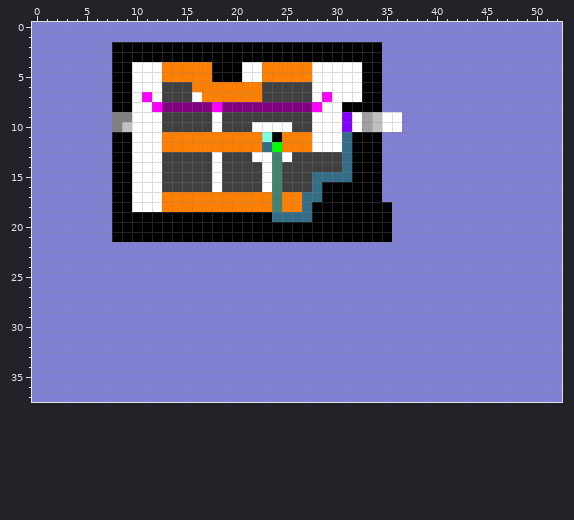
Pixel-art sprite: assets/level_3.png. This is how it looked before the edit.
The file is 53x38 pixels.
New version:
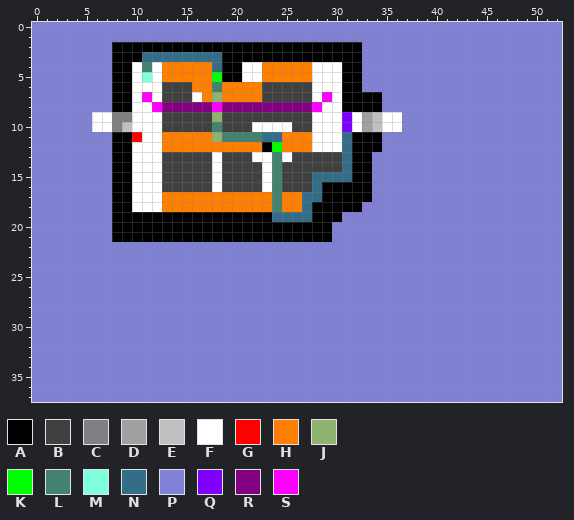
Palette (. is transparent): A #000000  B #404040  C #808080  D #a0a0a0  E #c0c0c0  F #ffffff  G #ff0000  H #ff8000  J #8fb26f  K #00ff00  L #42826f  M #80ffdd  N #336d88  P #8080d5  Q #8000ff  R #800080  S #ff00ff
Change:
Changed rows in their new state; - is an unchanged pixel.
first column x 6:
 2 ---------------------------PP-
 3 -----NNNNNNNN--------------PP-
 4 -----L------N------------AAPP-
 5 -----M------K------------AAPP-
 6 ------------L------------AAPP-
 7 ------------J------------AA---
 9 FF----------J-----------------
10 FF----------L-----------------
11 ----G-------JLLLLNN-----------
12 -----------------A------------
13 ----------------------------P-
14 ----------------------------P-
15 ----------------------------P-
16 ----------------------------P-
17 ----------------------------P-
18 ---------------------------PPP
19 -------------------------PPPPP
20 ------------------------PPPPPP
21 ------------------------PPPPPP
Where, in picture pixels (left, top, right, bottom), the same in both pictures:
changed: (342, 42, 382, 102)
changed: (142, 52, 282, 152)
changed: (92, 112, 142, 142)
changed: (332, 152, 392, 242)
